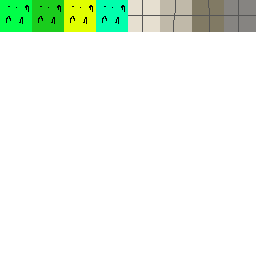
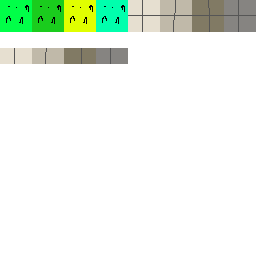
Layers edited between the first and the second 256 x 256 image:
added layer "레이어 3 사본 8" above "레이어 3 사본 7" over <box>14,48,128,64</box>
added layer "레이어 3 사본 7" above "레이어 3 사본 6" over <box>64,48,96,64</box>
added layer "레이어 3 사본 6" above "레이어 3 사본 5" over <box>32,48,64,64</box>
added layer "레이어 3 사본 5" above "레이어 3 사본 4" over <box>0,48,32,64</box>
